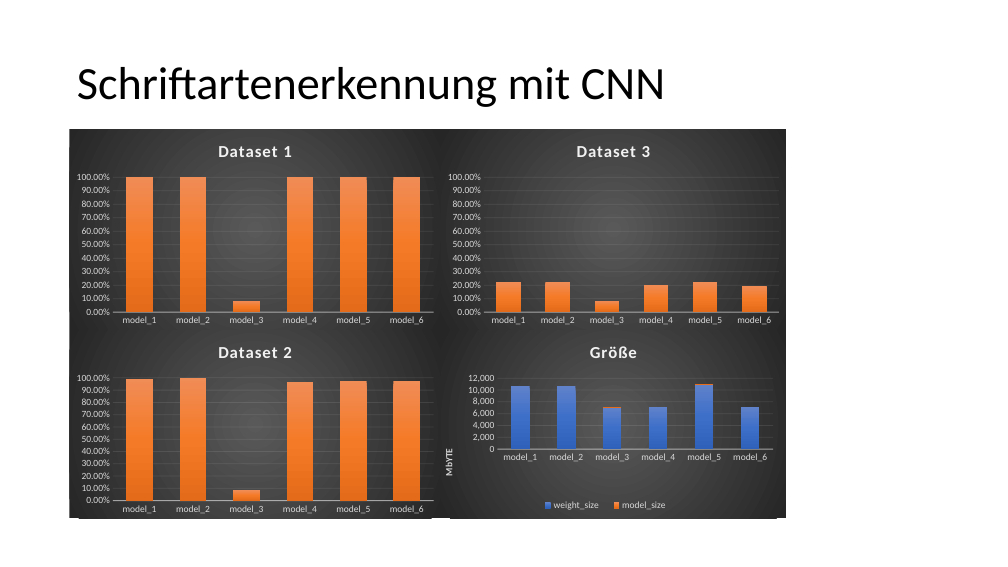
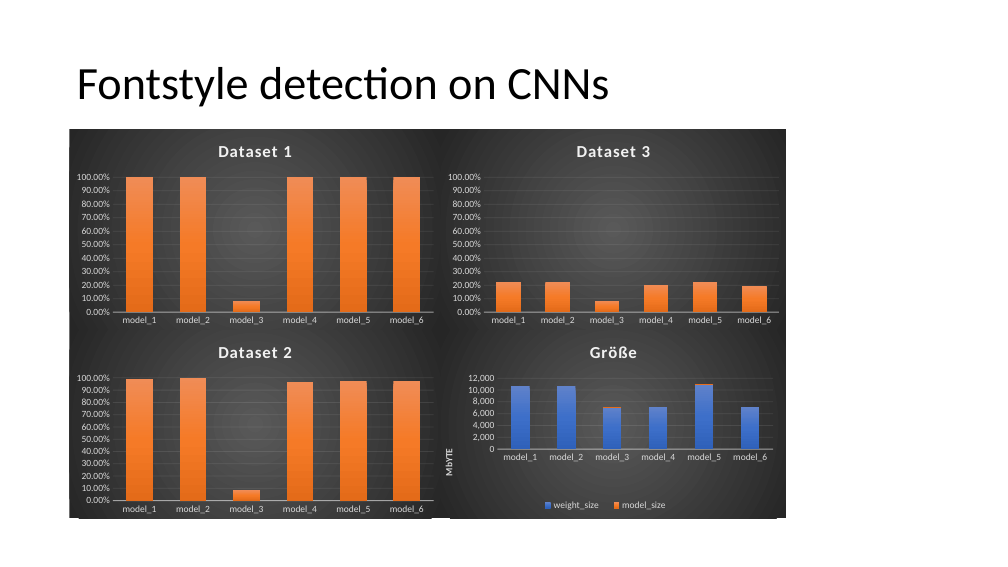
Before and after one commit to alex-ta/Fontinator, a slide deck: slide 5 of NeuronalNet/Alex/Schriftartenerkennung mit CNN.pptx (slide 4 before the commit). Drawn at 1008x567 pixels with LibreOffice and Linux fonts; fonts in the diff are those of the drawing. Boxes give left, top, right and bottom in pixels: in the first picture for what was removed or moved away, otherwise in the second. Text is boxed around its words. In the diff, an @@ line names an element or a change of style, - is before the commit and + after.

```diff
--- a/NeuronalNet/Alex/Schriftartenerkennung mit CNN.pptx
+++ b/NeuronalNet/Alex/Schriftartenerkennung mit CNN.pptx
@@ title at (x1=77, y1=67, x2=609, y2=107): text changed @@
-Schriftartenerkennung mit CNN
+Fontstyle detection on CNNs
```
Also in this commit, not shown: 5 other slides changed, 3 slides added, 2 slides removed, 1 other file.
